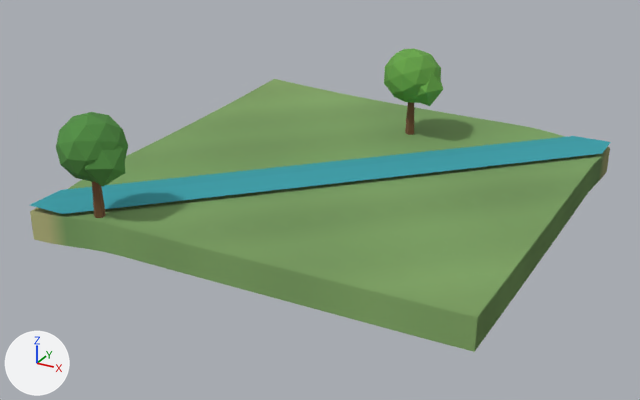
Renders of the glTF model client/public/models/chunks/3_-2.glb from each side of a commit.
Before and after are seen from a 50 mm camera at (131.3, -6.5, 22.9) aimed at (104.5, 42.3, -1.5). The axes (+X, +Y, +Z) are drawn at lower left. The lights are the same throughout. The picture after the commit comes second. Vertices at exactly the same position are counted once.

The scene before the commit, as lines of its bpy script (objects in view):
```python
me_scenery = bpy.data.meshes.new('scenery')
me_scenery.from_pydata(...)  # 140 vertices, 246 faces; spans x 90.0..120.0, y 28.7..60.0, z -0.2..6.7
me_scenery.materials.append(mat_opaque_matte_vertex_colors)
# before: 8 (106.0, 53.8, 3.7), 10 (106.2, 53.9, 3.7), 12 (106.1, 54.2, 3.7), 14 (105.9, 54.2, 3.7), 16 (105.8, 53.9, 3.7)
# before: 18 (106.0, 54.0, 3.7)
# before: 74 (95.0, 30.8, 3.4), 76 (95.2, 30.9, 3.4), 78 (95.1, 31.2, 3.4), 80 (94.9, 31.2, 3.4), 82 (94.8, 30.9, 3.4)
# before: 84 (95.0, 31.0, 3.4)
me_terrain = bpy.data.meshes.new('terrain')
me_terrain.from_pydata(...)  # 521 vertices, 960 faces; spans x 90.0..120.0, y 30.0..60.0, z -2.6..0.7
me_terrain.materials.append(mat_opaque_matte_vertex_colors)
ob_scenery = bpy.data.objects.new('scenery', me_scenery)
ob_scenery.location = (0.0, 0.0, 0.0)
ob_terrain = bpy.data.objects.new('terrain', me_terrain)
ob_terrain.location = (0.0, 0.0, 0.0)
```
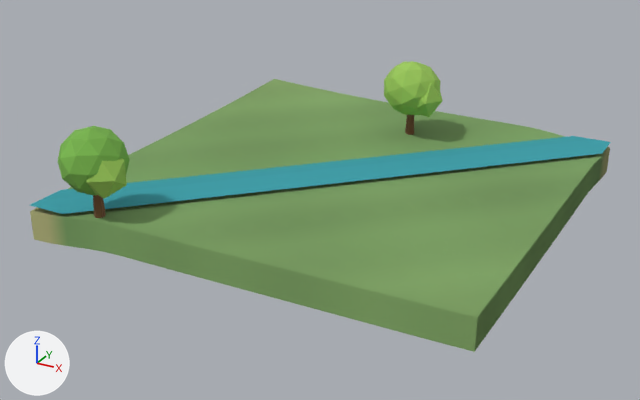
Where the change shows, as pixel boxes [x1, y1, x2, y2] in the pictures (640 x 400 px; the box of a moved part takes in the faces that stretch with it):
'scenery', reshaped, recoloured (7% shorter)
    before: [30, 49, 610, 218]
    after: [30, 61, 610, 218]
part 1 of me_scenery, moved or reshaped
    before: [384, 49, 441, 103]
    after: [384, 61, 440, 115]
part 2 of me_scenery, moved or reshaped
    before: [410, 72, 443, 106]
    after: [415, 83, 443, 117]
part 3 of me_scenery, moved or reshaped
    before: [56, 112, 128, 182]
    after: [58, 126, 130, 196]
part 4 of me_scenery, moved or reshaped
    before: [85, 146, 126, 186]
    after: [87, 158, 127, 199]
part 5 of me_scenery, moved or reshaped (mostly hidden)
    before: [405, 102, 414, 135]
    after: [405, 115, 414, 135]
part 6 of me_scenery, moved or reshaped
    before: [92, 182, 106, 218]
    after: [93, 195, 106, 218]
part 7 of me_scenery, recoloured
    before: [56, 49, 443, 186]
    after: [58, 61, 443, 199]
part 8 of me_scenery, recoloured
    before: [92, 102, 414, 218]
    after: [93, 115, 414, 218]

What the commit changed:
me_scenery is used by ob_scenery; location (0.0, 0.0, 0.0).
me_scenery had 140 vertices, 246 faces and spanned x 90.0..120.0, y 28.7..60.0, z -0.2..6.7.
me_scenery now has 140 vertices, 246 faces and spans x 90.0..120.0, y 28.7..60.0, z -0.2..5.7.
me_scenery part 1: the loose piece of 42 vertices spanning x 103.7..108.3, y 51.9..56.1, z 2.5..6.7 is moved by (0.0, 0.0, -1.0).
me_scenery part 2: the loose piece of 12 vertices spanning x 105.7..108.7, y 52.1..54.9, z 2.8..5.4 is moved by (0.0, 0.0, -0.9).
me_scenery part 3: the loose piece of 42 vertices spanning x 92.9..97.1, y 28.7..33.3, z 2.3..6.5 is moved by (0.0, 0.0, -0.9).
me_scenery part 4: the loose piece of 12 vertices spanning x 94.8..97.6, y 29.0..32.0, z 2.5..5.2 is moved by (0.0, 0.0, -0.8).
Part 5, on me_scenery:
Vertices 8, 10, 12, 14, 16, 18 of me_scenery move by (0.0, 0.0, -0.8).
Part 6, on me_scenery:
Vertices 74, 76, 78, 80, 82, 84 of me_scenery move by (0.0, 0.0, -0.7).
me_scenery part 7: 200 faces centred in x 92.9..108.2, y 28.9..56.1, z 2.5..6.5 are repainted in the vertex colours; the middle colour goes from green #5b9945 to green #96c257.
me_scenery part 8: 36 faces centred in x 94.7..106.2, y 30.8..54.3, z -0.2..3.7 are repainted in the vertex colours; the middle colour goes from brown #785539 to brown #7a563a.
